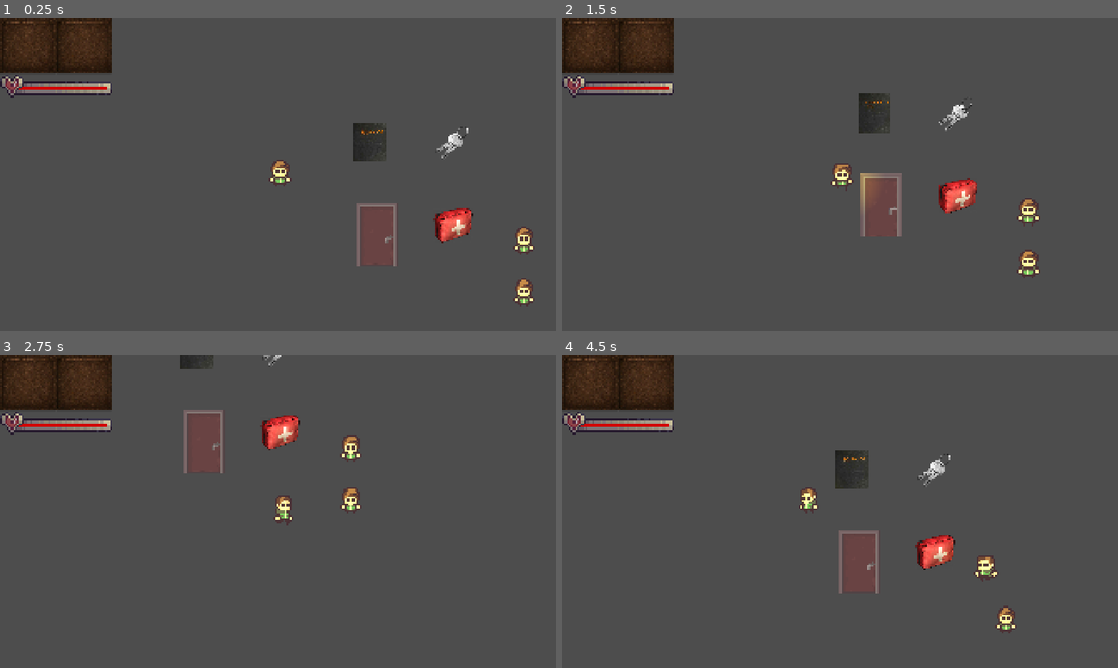
Above: before the commit, frames 1-4 (two rows, left to right).
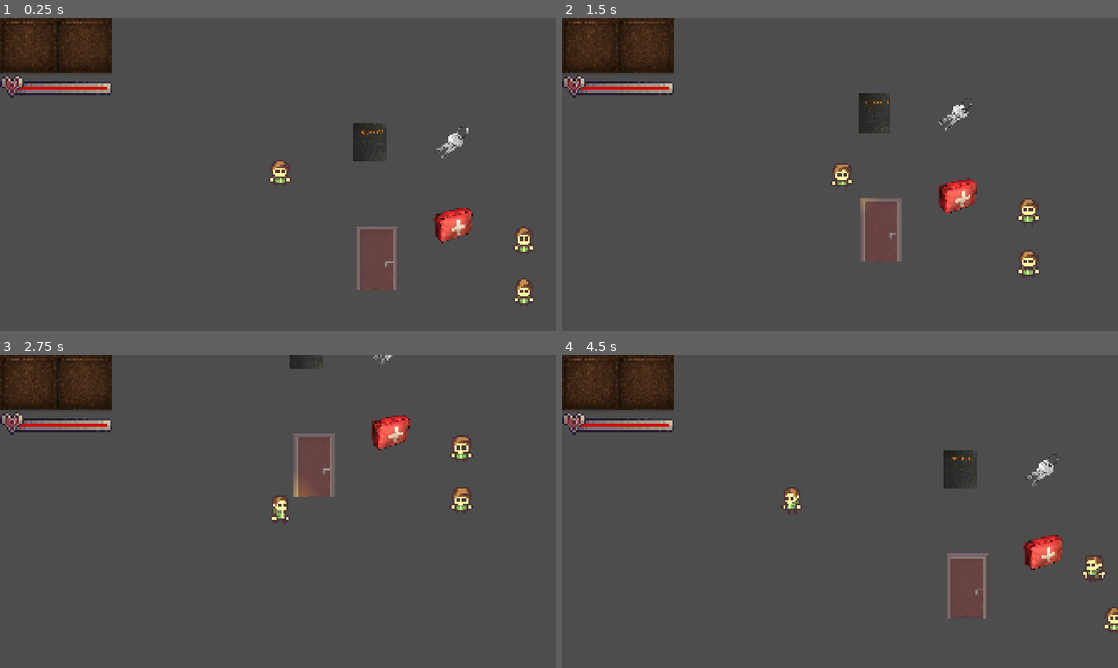
Above: after the commit, the same moments.

Repository: fernandofelxs/ProjetoGameDev
Game: Godot game, scene res://levels/testroom.tscn
Same seed, same stepped clock (60 frames per second), same inputs: the game is played once before the commit and once after it. This scene is started directly instead of the project's main scene.
Inputs (mouse positions are in pixels of both pictures, inside the frame that each line leads up to):
- Up to frame 1 (0.25 s): no input
- Up to frame 2 (1.5 s): move the mouse to (962, 158) at 0.52 s; hold Right (ui_right) 0.53-1.28 s; tap Space (attack) at 0.6 s; move the mouse to (728, 190) at 1.27 s; hold Down (ui_down) from 1.28 s (still down); click (728, 190) at 1.35 s
- Up to frame 3 (2.75 s): move the mouse to (333, 442) at 2.02 s; release Down (ui_down) at 2.03 s; hold Right (ui_right) from 2.03 s (still down); tap E (interact) at 2.1 s
- Up to frame 4 (4.5 s): move the mouse to (812, 574) at 2.77 s; release Right (ui_right) at 2.78 s; hold Up (ui_up) 2.78-3.53 s; tap 1 (special_1) at 2.85 s; move the mouse to (1006, 558) at 3.52 s; hold 2 (special_2) 3.53-4.28 s; hold Left (ui_left) from 3.53 s (still down); move the mouse to (673, 464) at 4.27 s; tap Tab (switch_player_character) at 4.35 s

The runs differ from the first frame. In frame 1, 1.0% of the frame differs, in the area x 64-72%, y 59-87%; in frame 2, 1.2%; in frame 3, 5.4%; in frame 4, 6.4%, in the area x 39-100%, y 30-89%.

Commit message:
arrumar comportamento da porta

Diff:
--- a/levels/testroom.tscn
+++ b/levels/testroom.tscn
@@ -62,4 +62,4 @@
 item = ExtResource("8_aihjh")
 
 [node name="Door" parent="." instance=ExtResource("9_j5n7w")]
-position = Vector2(416, 82)
+position = Vector2(416, 96)
--- a/scenes/door/door.tscn
+++ b/scenes/door/door.tscn
@@ -71,3 +71,4 @@
 shape = SubResource("RectangleShape2D_c7gua")
 
 [connection signal="body_entered" from="." to="." method="_on_body_entered"]
+[connection signal="body_exited" from="." to="." method="_on_body_exited"]
Not shown: 1 places in scenes/lever/lever.tscn that only renumber resources
